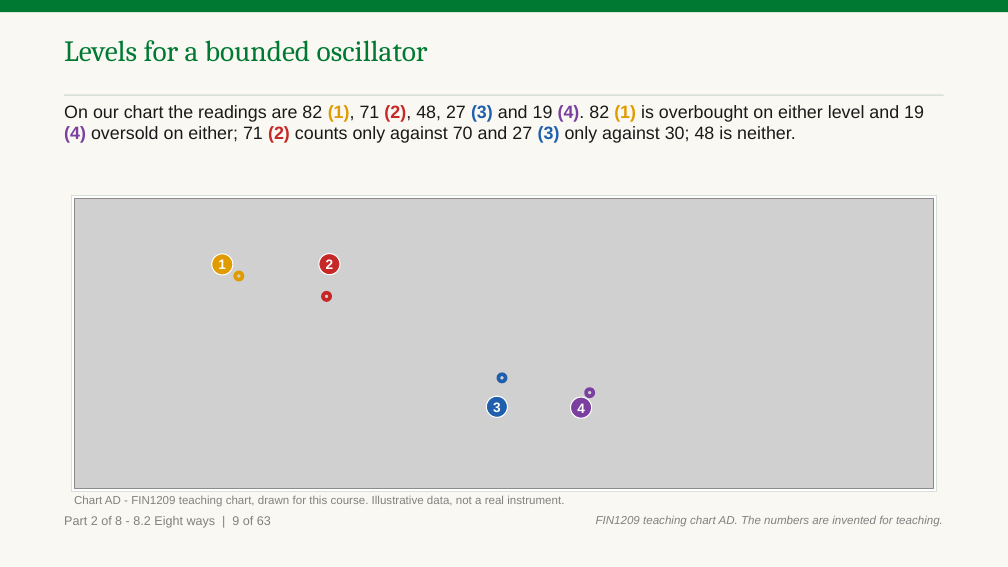
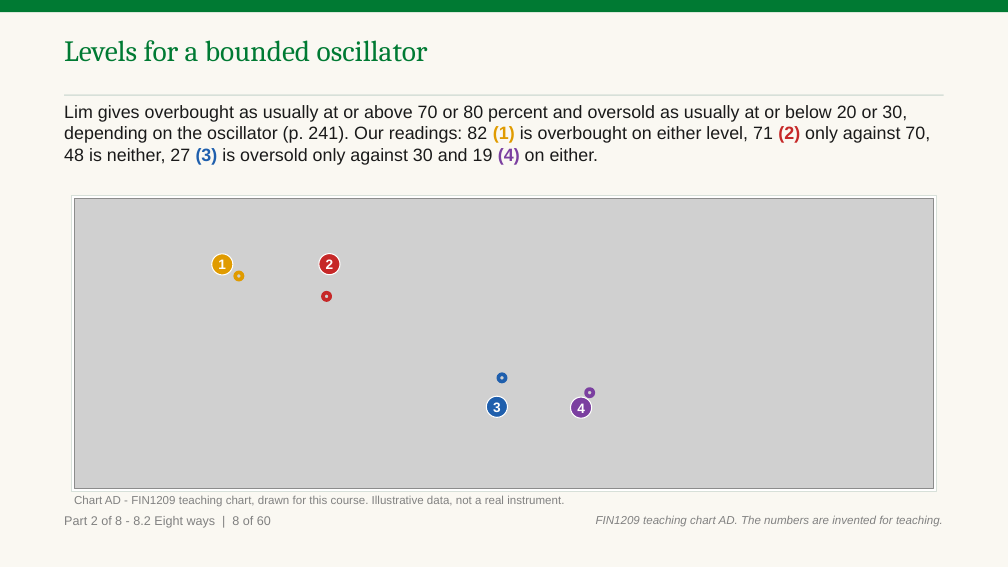
Before and after one commit to benjiesotelo-sudo/Telos_FIN1209, a slide deck: slide 74 of chapter-08/FIN1209-Chapter-08.pptx (slide 73 before the commit). Drawn at 1008x567 pixels with LibreOffice and Linux fonts; fonts in the diff are those of the drawing; grey boxes stand for pictures. Boxes give left, top, right and bottom in pixels: in the first picture for what was removed or moved away, otherwise in the second. Text is boxed around its words. In the diff, an @@ line names an element or a change of style, - is before the commit and + after.

Commit message:
Chapter 8 Part A read 3: one fix round

```diff
--- a/chapter-08/FIN1209-Chapter-08.pptx
+++ b/chapter-08/FIN1209-Chapter-08.pptx
@@ text at (x1=64, y1=105, x2=930, y2=165): text changed @@
-On our chart the readings are 82 (1), 71 (2), 48, 27 (3) and 19 (4). 82 (1) is overbought on either level and 19 (4) oversold on either; 71 (2) counts only against 70 and 27 (3) only against 30; 48 is neither.
+Lim gives overbought as usually at or above 70 or 80 percent and oversold as usually at or below 20 or 30, depending on the oscillator (p. 241). Our readings: 82 (1) is overbought on either level, 71 (2) only against 70, 48 is neither, 27 (3) is oversold only against 30 and 19 (4) on either.
@@ text at (x1=64, y1=516, x2=271, y2=528): text changed @@
-Part 2 of 8 - 8.2 Eight ways | 9 of 63
+Part 2 of 8 - 8.2 Eight ways | 8 of 60
```
Also in this commit, not shown: 114 other slides changed, 1 slide removed, 5 other files.
